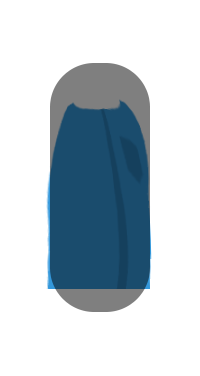
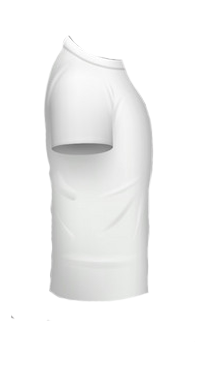
Two versions of the same layered image (200x376). Layer-by-layer changes:
hid "Rounded Rectangle 1" over (50, 63, 150, 312)
hid "blueShirt7" over (45, 99, 152, 289)
added layer "Layer 1" over (11, 35, 154, 321)
